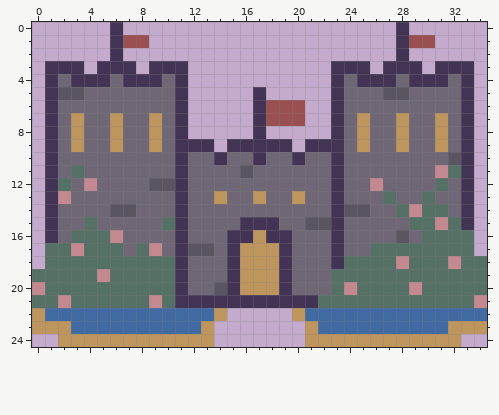
Pixel-art sprite, stored at public/castle_upgraded.png. Above, as it was before the edit.
The file is 35x25 pixels.
New version:
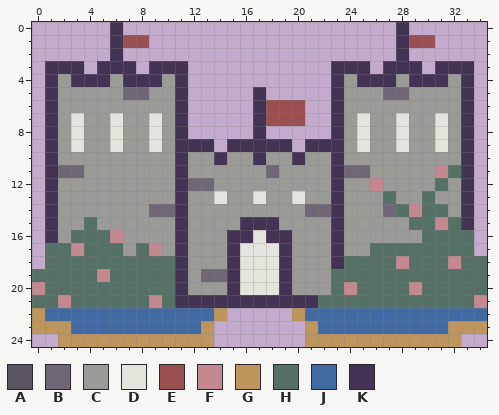
Palette (. is transparent): A #5b5561  B #6f6776  C #9a9a97  D #e3e4db  E #9a4f50  F #c38890  G #be955c  H #557064  J #416aa3  K #433455
Message: Add new house images for upgraded and owned states
Change:
The author changed colour A to colour B in row 5 at x 27 to 28.
The author changed colour H to colour B in row 11 at x 3.
The author changed colour A to colour C in row 5 at x 2 to 3; in row 10 at x 32; in row 11 at x 16; in row 12 at x 9 to 10; in row 14 at x 6 to 7 and 24 to 25; in row 15 at x 21 to 22.
The author changed colour A to colour C in row 16 at x 28; in row 17 at x 12 to 13; in row 20 at x 14.
The author changed colour B to colour C in row 4 at x 2, 6, 10, 24, 28 and 32; in row 5 at x 4 to 6, 9 to 10, 24 to 26 and 29 to 32; in row 6 at x 2 to 10 and 24 to 32; in rows 7 to 9 at x 2, 4 to 5, 7 to 8, 10, 24, 26 to 27, 29 to 30 and 32; in row 10 at x 2 to 10, 12 to 13, 15 to 16, 18 to 19, 21 to 22 and 24 to 31; in row 11 at x 4 to 10, 12 to 15, 17, 19 to 22 and 26 to 30.
The author changed colour B to colour C in row 12 at x 3, 5 to 8, 14 to 22, 24 to 25, 27 to 30 and 32; in row 13 at x 3 to 10, 12 to 13, 15 to 16, 18 to 19, 21 to 22, 24 to 26, 28 to 29 and 31 to 32; in row 14 at x 2 to 5, 8, 12 to 20, 26 and 32; in row 15 at x 2 to 3, 5 to 9, 12 to 15, 19 to 20 and 24 to 28; in row 16 at x 2, 7 to 10, 12 to 14, 20 to 22, 24 to 27 and 29; in row 17 at x 7, 10, 14, 20 to 22 and 24 to 25.
The author changed colour B to colour C in row 18 at x 12 to 14 and 20 to 22; in row 19 at x 12 and 20 to 22; in row 20 at x 12 to 13 and 20 to 22.
The author changed colour F to colour C in row 12 at x 4; in row 13 at x 2.
The author changed colour H to colour C in row 12 at x 2; in row 15 at x 10.
The author changed colour G to colour D in rows 7 to 9 at x 3, 6, 9, 25, 28 and 31; in row 13 at x 14, 17 and 20; in row 16 at x 17; in rows 17 to 20 at x 16 to 18.
Pixel boxes of the changes (left, top, right, bottom) in both pictures:
changed: (58, 74, 461, 295)
